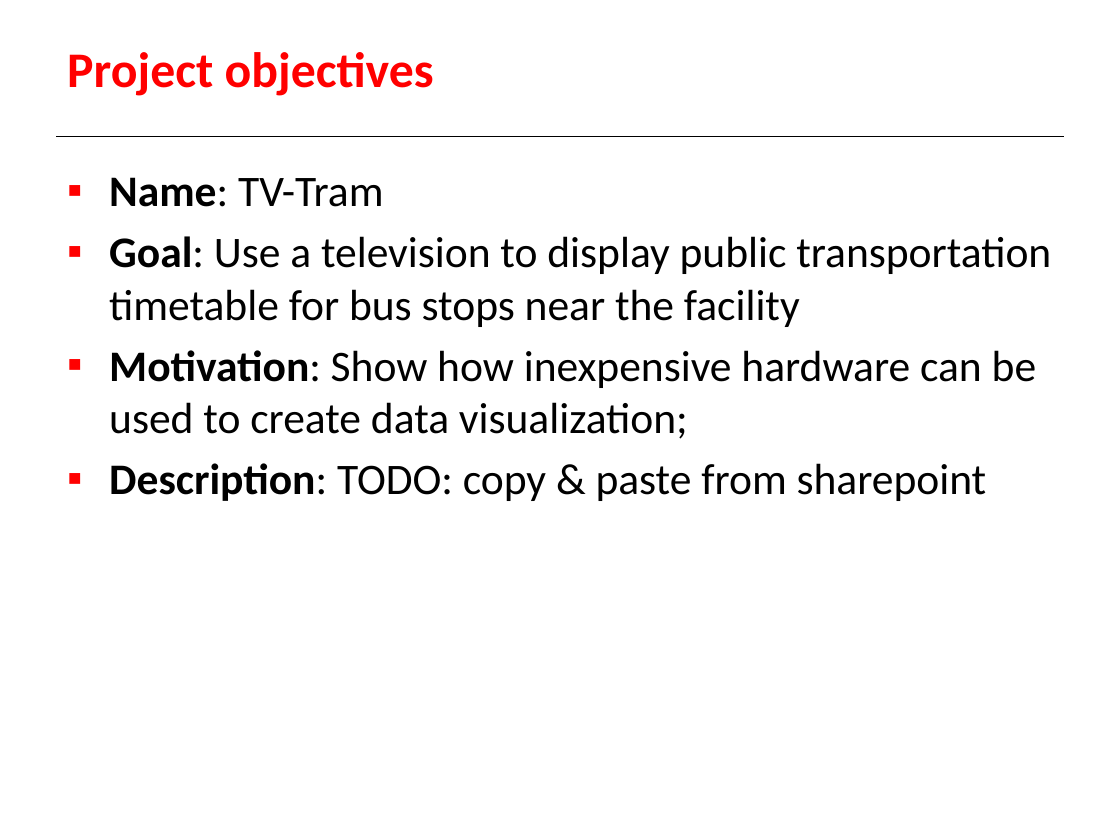
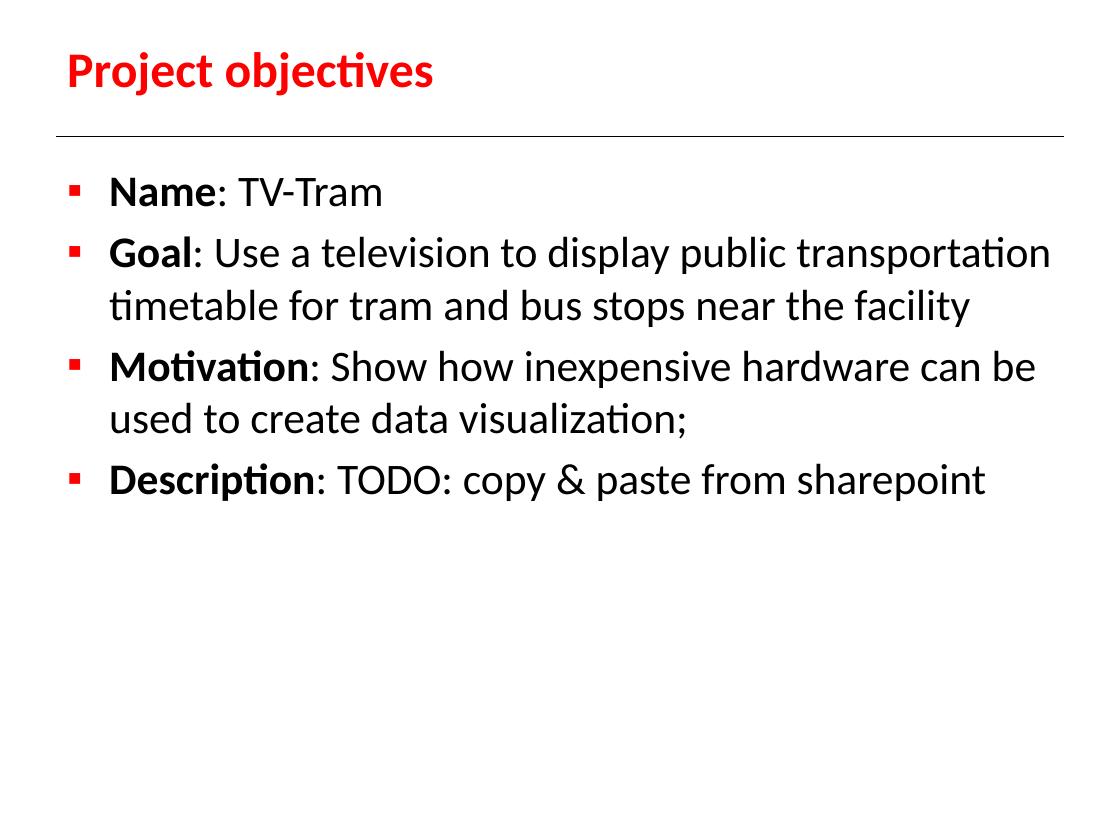
Before and after one commit to rliffredo/tvtram, a slide deck: slide 2 of presentation/TV-Tram.pptx. Drawn at 1120x840 pixels with LibreOffice and Linux fonts; fonts in the diff are those of the drawing; background and template pictures are left out. Boxes give left, top, right and bottom in pixels: in the first picture for what was removed or moved away, otherwise in the second. Text is boxed around its words. In the diff, an @@ line names an element or a change of style, - is before the commit and + after.

Commit message:
Updated pptx: 'bus stops' -> 'tram and bus stops'

```diff
--- a/presentation/TV-Tram.pptx
+++ b/presentation/TV-Tram.pptx
@@ text at bbox=[109, 236, 1051, 327]: text changed @@
-▪ Goal: Use a television to display public transportation timetable for bus stops near the facility
+▪ Goal: Use a television to display public transportation timetable for tram and bus stops near the facility
```
